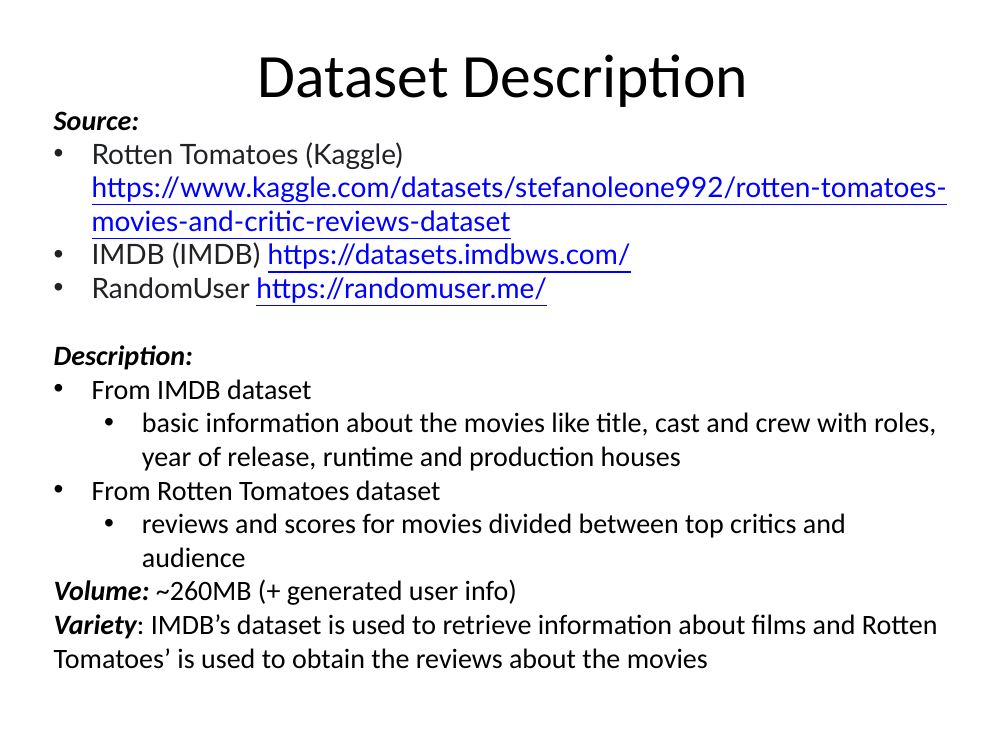
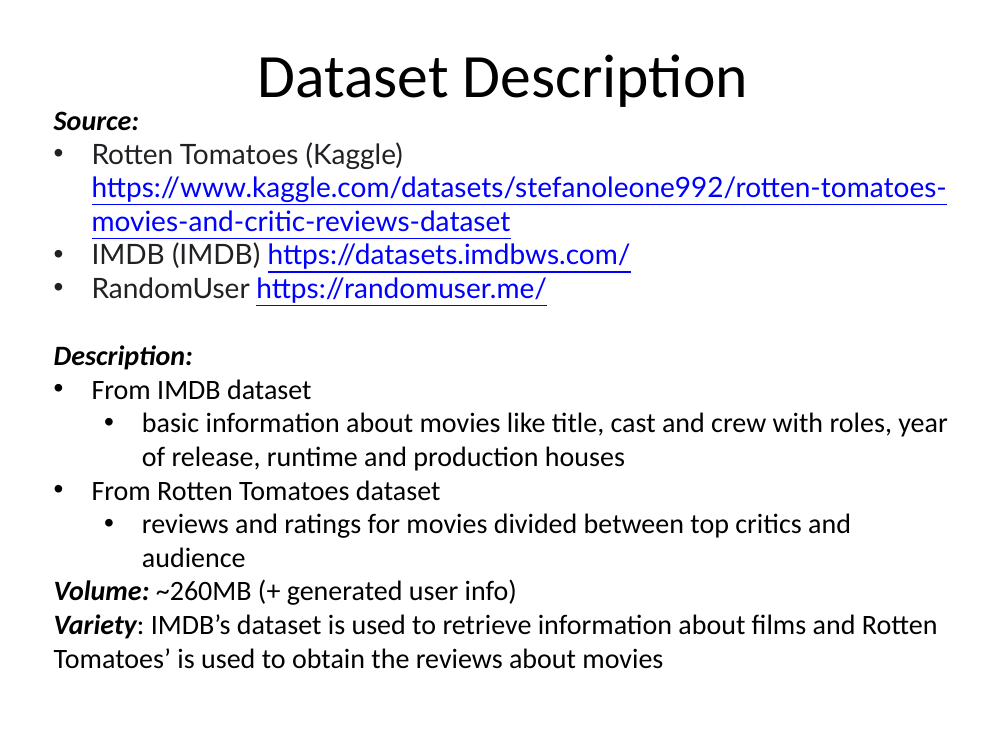
Before and after one commit to glmquint/RottenMovies, a slide deck: slide 4 of Presentazione.pptx. Drawn at 1008x756 pixels with LibreOffice and Linux fonts; fonts in the diff are those of the drawing; background and template pictures are left out. Boxes give left, top, right and bottom in pixels: in the first picture for what was removed or moved away, otherwise in the second. Text is boxed around its words. In the diff, an @@ line names an element or a change of style, - is before the commit and + after.

Commit message:
fix typos in presentation and diagrams

```diff
--- a/Presentazione.pptx
+++ b/Presentazione.pptx
@@ text at <box>142,412,947,471</box>: text changed @@
-  • basic information about the movies like title, cast and crew with roles, year of release, runtime and production houses
+  • basic information about movies like title, cast and crew with roles, year of release, runtime and production houses
@@ text at <box>142,513,851,568</box>: text changed @@
-  • reviews and scores for movies divided between top critics and audience
+  • reviews and ratings for movies divided between top critics and audience
@@ text at <box>54,614,938,669</box>: text changed @@
-Variety: IMDB’s dataset is used to retrieve information about films and Rotten Tomatoes’ is used to obtain the reviews about the movies
+Variety: IMDB’s dataset is used to retrieve information about films and Rotten Tomatoes’ is used to obtain the reviews about movies
```
Also in this commit, not shown: 4 other slides changed, 3 other files.
